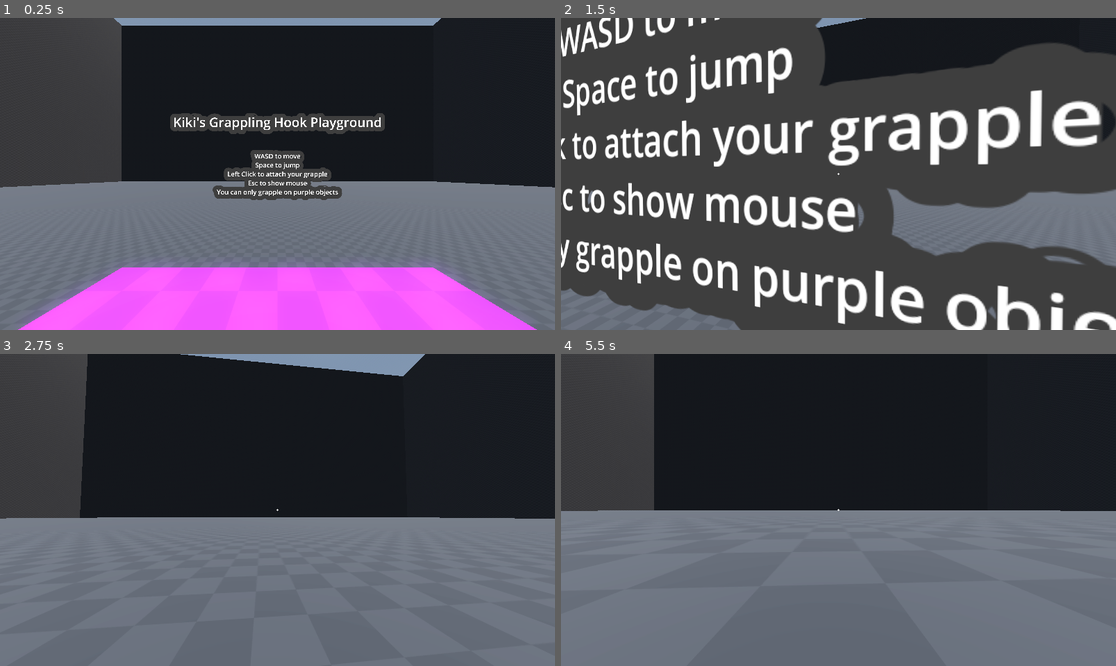
Above: before the commit, frames 1-4 (two rows, left to right).
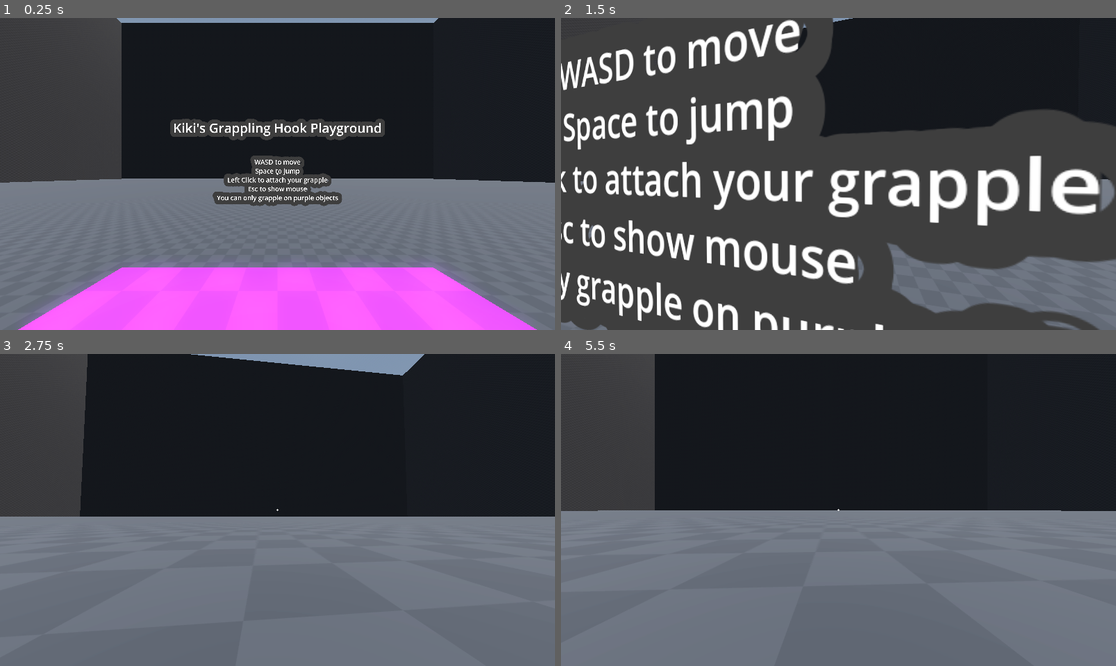
Above: after the commit, the same moments.

Repository: Skeats/grappling-hook-game
Game: Godot game, scene res://scenes/main.tscn
Two runs of this game, one before a commit and one after it. Both use one fixed random seed, a clock stepped at 60 frames per second and the inputs below.
Inputs (mouse positions are in pixels of both pictures, inside the frame that each line leads up to):
- Up to frame 1 (0.25 s): no input
- Up to frame 2 (1.5 s): tap Enter at 0.5 s; move the mouse to (866, 174) at 0.52 s; press the mouse at (866, 174) at 0.53 s; hold W (forward) from 0.53 s (still down); tap Space (jump) at 0.77 s; move the mouse to (810, 174) at 1.27 s; release the mouse at (810, 174) at 1.28 s; click (810, 174) at 1.35 s
- Up to frame 3 (2.75 s): keep holding W (forward); tap Space (jump) at 1.52 s; move the mouse to (288, 503) at 2.02 s; press the mouse at (288, 503) at 2.03 s
- Up to frame 4 (5.5 s): keep holding W (forward); move the mouse to (832, 516) at 2.77 s; release the mouse at (832, 516) at 2.78 s; click (832, 516) at 2.85 s; tap Space (jump) at 3.02, 3.5, 3.77, 4.52 s; move the mouse to (877, 513) at 3.52 s; press the mouse at (877, 513) at 3.53 s; move the mouse to (794, 506) at 4.27 s; release the mouse at (794, 506) at 4.28 s; click (794, 506) at 4.35 s; move the mouse to (844, 510) at 5.02 s; press the mouse at (844, 510) at 5.03 s

The runs differ from the first frame. In frame 1, 5.1% of the frame differs, in the area x 0-100%, y 0-61%; in frame 2, 50%, in the area x 0-100%, y 0-100%; in frame 3, 0.5%; in frame 4, less than 0.1%.

Commit message:
Update main.tscn

Diff:
--- a/scenes/main.tscn
+++ b/scenes/main.tscn
@@ -8,9 +8,26 @@
 [sub_resource type="BoxShape3D" id="BoxShape3D_jyhfs"]
 size = Vector3(5, 1, 5)
 
-[sub_resource type="BoxMesh" id="BoxMesh_tbgi4"]
-material = ExtResource("4_o6xl0")
-size = Vector3(5, 1, 5)
+[sub_resource type="BoxMesh" id="BoxMesh_jyhfs"]
+material = ExtResource("4_o6xl0")
+size = Vector3(5, 1, 5)
+
+[sub_resource type="BoxShape3D" id="BoxShape3D_tbgi4"]
+size = Vector3(5, 1, 5)
+
+[sub_resource type="BoxMesh" id="BoxMesh_tefeu"]
+material = ExtResource("4_o6xl0")
+size = Vector3(5, 1, 5)
+
+[sub_resource type="SphereShape3D" id="SphereShape3D_o6xl0"]
+
+[sub_resource type="SphereMesh" id="SphereMesh_tipki"]
+material = ExtResource("4_o6xl0")
+
+[sub_resource type="SphereShape3D" id="SphereShape3D_jyhfs"]
+
+[sub_resource type="SphereMesh" id="SphereMesh_tbgi4"]
+material = ExtResource("4_o6xl0")
 
 [sub_resource type="ProceduralSkyMaterial" id="ProceduralSkyMaterial_ig7tw"]
 sky_horizon_color = Color(0.662243, 0.671743, 0.686743, 1)
@@ -38,25 +55,74 @@
 material = ExtResource("4_jyhfs")
 size = Vector2(1000, 1000)
 
+[sub_resource type="BoxShape3D" id="BoxShape3D_tefeu"]
+size = Vector3(1, 10, 10)
+
+[sub_resource type="BoxMesh" id="BoxMesh_tbgi4"]
+size = Vector3(1, 10, 10)
+
 [node name="Main" type="Node3D"]
 
 [node name="Player" parent="." instance=ExtResource("1_jyhfs")]
-transform = Transform3D(1, 0, 0, 0, 1, 0, 0, 0, 1, 0, 24, 0)
+transform = Transform3D(1, 0, 0, 0, 1, 0, 0, 0, 1, 0, 15.0612, 0)
 
 [node name="Obstacles" type="Node" parent="."]
 
+[node name="Start" type="StaticBody3D" parent="Obstacles"]
+transform = Transform3D(1, 0, 0, 0, 1, 0, 0, 0, 1, 0, 13.5571, 0)
+collision_layer = 3
+script = ExtResource("3_tefeu")
+shape = SubResource("BoxShape3D_jyhfs")
+metadata/_custom_type_script = "uid://c5qt2a1vaouwm"
+metadata/_edit_group_ = true
+
+[node name="@CollisionShape3D@28151" type="CollisionShape3D" parent="Obstacles/Start"]
+shape = SubResource("BoxShape3D_jyhfs")
+
+[node name="@MeshInstance3D@28152" type="MeshInstance3D" parent="Obstacles/Start"]
+mesh = SubResource("BoxMesh_jyhfs")
+
+[node name="End" type="StaticBody3D" parent="Obstacles"]
+transform = Transform3D(1, 0, 0, 0, 1, 0, 0, 0, 1, 37.2825, 49.902, 9.15634)
+collision_layer = 3
+script = ExtResource("3_tefeu")
+shape = SubResource("BoxShape3D_tbgi4")
+metadata/_custom_type_script = "uid://c5qt2a1vaouwm"
+metadata/_edit_group_ = true
+
+[node name="@CollisionShape3D@29672" type="CollisionShape3D" parent="Obstacles/End"]
+shape = SubResource("BoxShape3D_tbgi4")
+
+[node name="@MeshInstance3D@29673" type="MeshInstance3D" parent="Obstacles/End"]
+mesh = SubResource("BoxMesh_tefeu")
+
 [node name="GrapplePoint" type="StaticBody3D" parent="Obstacles"]
-transform = Transform3D(1, 0, 0, 0, 1, 0, 0, 0, 1, 0, 22, 0)
-collision_layer = 3
-script = ExtResource("3_tefeu")
-shape = SubResource("BoxShape3D_jyhfs")
-metadata/_custom_type_script = "uid://c5qt2a1vaouwm"
-
-[node name="@CollisionShape3D@39502" type="CollisionShape3D" parent="Obstacles/GrapplePoint"]
-shape = SubResource("BoxShape3D_jyhfs")
-
-[node name="@MeshInstance3D@39503" type="MeshInstance3D" parent="Obstacles/GrapplePoint"]
-mesh = SubResource("BoxMesh_tbgi4")
+transform = Transform3D(1, 0, 0, 0, 1, 0, 0, 0, 1, 7.80423, 22.9795, 3.39231)
+collision_layer = 3
+script = ExtResource("3_tefeu")
+shape = SubResource("SphereShape3D_o6xl0")
+metadata/_custom_type_script = "uid://c5qt2a1vaouwm"
+metadata/_edit_group_ = true
+
+[node name="@CollisionShape3D@30734" type="CollisionShape3D" parent="Obstacles/GrapplePoint"]
+shape = SubResource("SphereShape3D_o6xl0")
+
+[node name="@MeshInstance3D@30735" type="MeshInstance3D" parent="Obstacles/GrapplePoint"]
+mesh = SubResource("SphereMesh_tipki")
+
+[node name="GrapplePoint2" type="StaticBody3D" parent="Obstacles"]
+transform = Transform3D(1, 0, 0, 0, 1, 0, 0, 0, 1, 26.771, 27.5977, 11.6692)
+collision_layer = 3
+script = ExtResource("3_tefeu")
+shape = SubResource("SphereShape3D_jyhfs")
+metadata/_custom_type_script = "uid://c5qt2a1vaouwm"
+metadata/_edit_group_ = true
+
+[node name="@CollisionShape3D@32245" type="CollisionShape3D" parent="Obstacles/GrapplePoint2"]
+shape = SubResource("SphereShape3D_jyhfs")
+
+[node name="@MeshInstance3D@32246" type="MeshInstance3D" parent="Obstacles/GrapplePoint2"]
+mesh = SubResource("SphereMesh_tbgi4")
 
 [node name="Environment" type="Node" parent="."]
 
@@ -123,7 +189,7 @@
 mesh = SubResource("PlaneMesh_lquwl")
 
 [node name="Label3D" type="Label3D" parent="Environment"]
-transform = Transform3D(1, 0, 0, 0, 1, 0, 0, 0, 1, 0, 26, -6)
+transform = Transform3D(1, 0, 0, 0, 1, 0, 0, 0, 1, 0, 17.3331, -6)
 double_sided = false
 outline_modulate = Color(0.20871, 0.20871, 0.20871, 1)
 text = "Kiki's Grappling Hook Playground"
@@ -131,7 +197,7 @@
 outline_size = 127
 
 [node name="Label3D2" type="Label3D" parent="Environment"]
-transform = Transform3D(1, 0, 0, 0, 1, 0, 0, 0, 1, 0, 24, -6)
+transform = Transform3D(1, 0, 0, 0, 1, 0, 0, 0, 1, 0, 15.3331, -6)
 double_sided = false
 outline_modulate = Color(0.20871, 0.20871, 0.20871, 1)
 text = "WASD to move
@@ -141,3 +207,13 @@
 You can only grapple on purple objects"
 font_size = 50
 outline_size = 127
+
+[node name="StaticBody3D" type="StaticBody3D" parent="Environment"]
+transform = Transform3D(1, 0, 0, 0, 1, 0, 0, 0, 1, 18.3928, 40.8665, 52.7417)
+metadata/_edit_group_ = true
+
+[node name="CollisionShape3D" type="CollisionShape3D" parent="Environment/StaticBody3D"]
+shape = SubResource("BoxShape3D_tefeu")
+
+[node name="MeshInstance3D" type="MeshInstance3D" parent="Environment/StaticBody3D"]
+mesh = SubResource("BoxMesh_tbgi4")
Not shown: 1 places in scenes/main.tscn that only renumber resources
